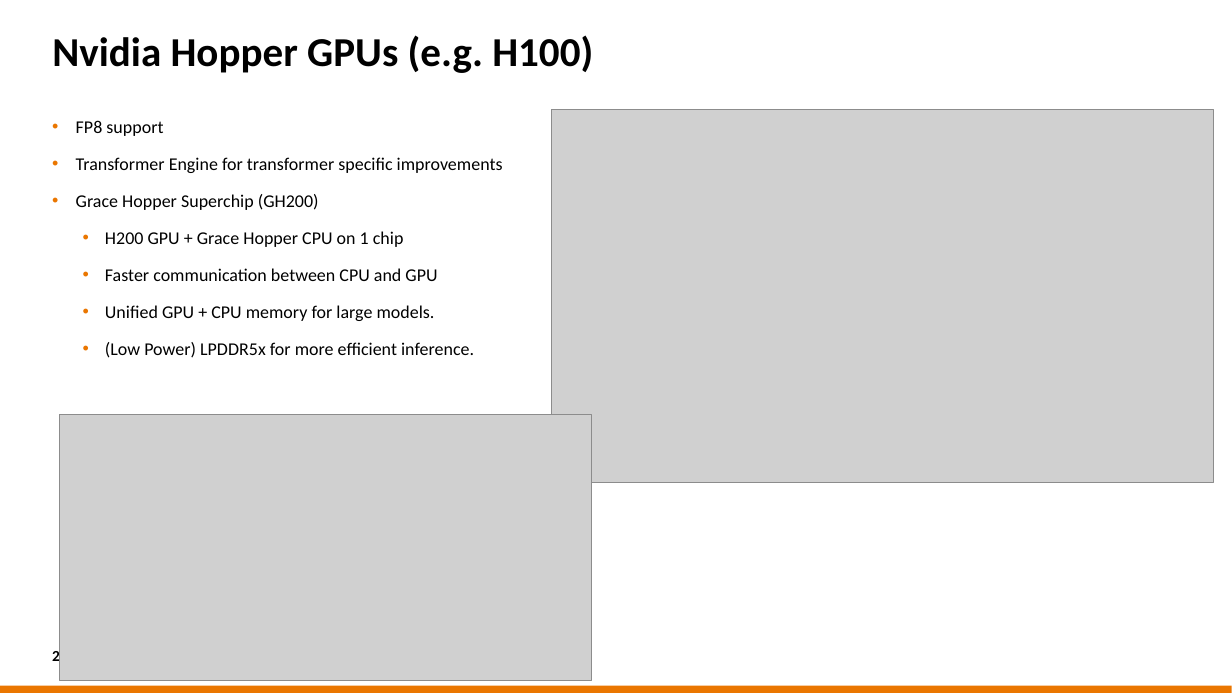
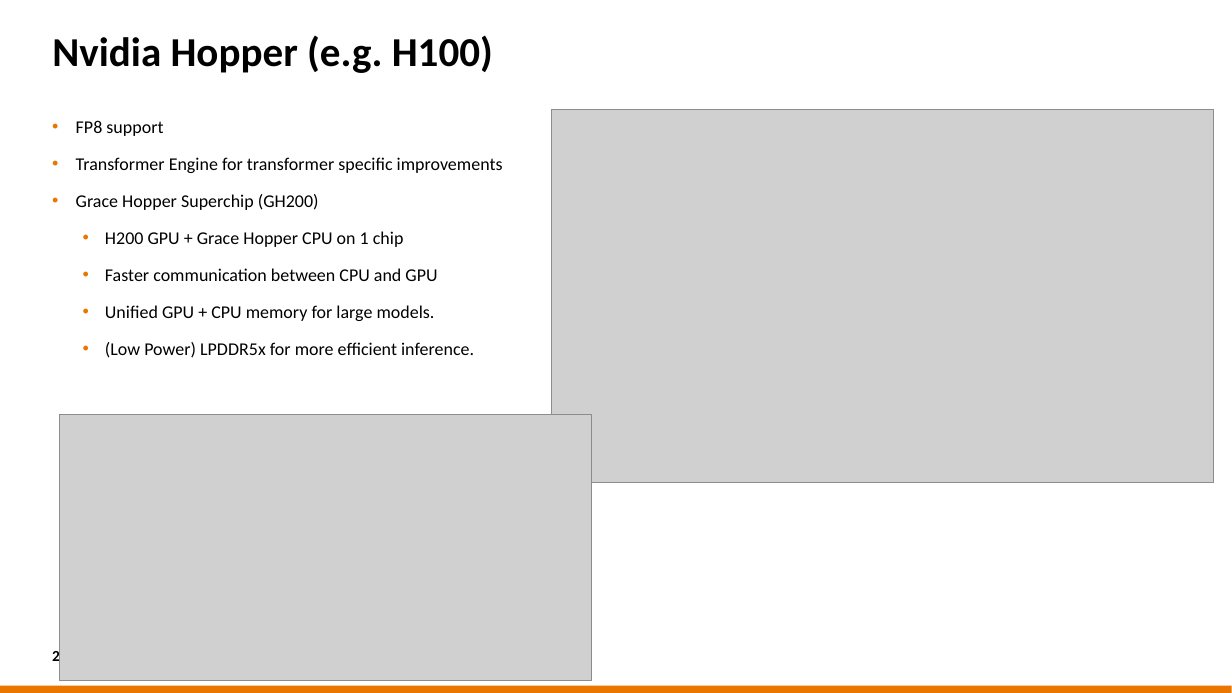
Before and after one commit to sara-nl/HPML-course-materials, a slide deck: slide 24 of Day2/slides/hw_and_software_features.pptx (slide 23 before the commit). Drawn at 1232x693 pixels with LibreOffice and Linux fonts; fonts in the diff are those of the drawing; grey boxes stand for pictures; background and template pictures are left out. Boxes give left, top, right and bottom in pixels: in the first picture for what was removed or moved away, otherwise in the second. Text is boxed around its words. In the diff, an @@ line names an element or a change of style, - is before the commit and + after.

```diff
--- a/Day2/slides/hw_and_software_features.pptx
+++ b/Day2/slides/hw_and_software_features.pptx
@@ title at box(52, 35, 493, 73): text changed @@
-Nvidia Hopper GPUs (e.g. H100)
+Nvidia Hopper (e.g. H100)
```
Also in this commit, not shown: 15 other slides changed, 1 slide added, 1 other file.
